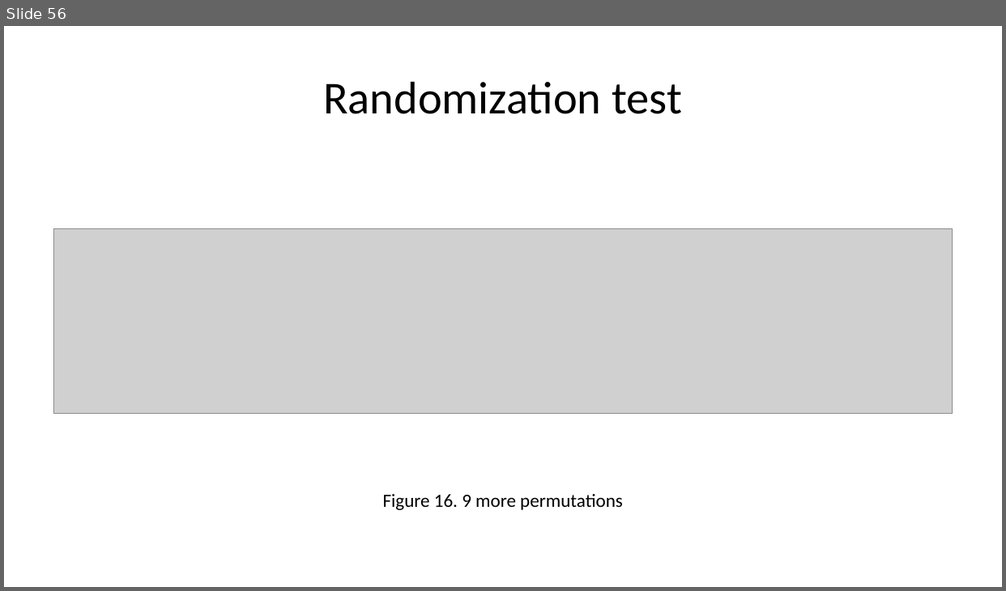
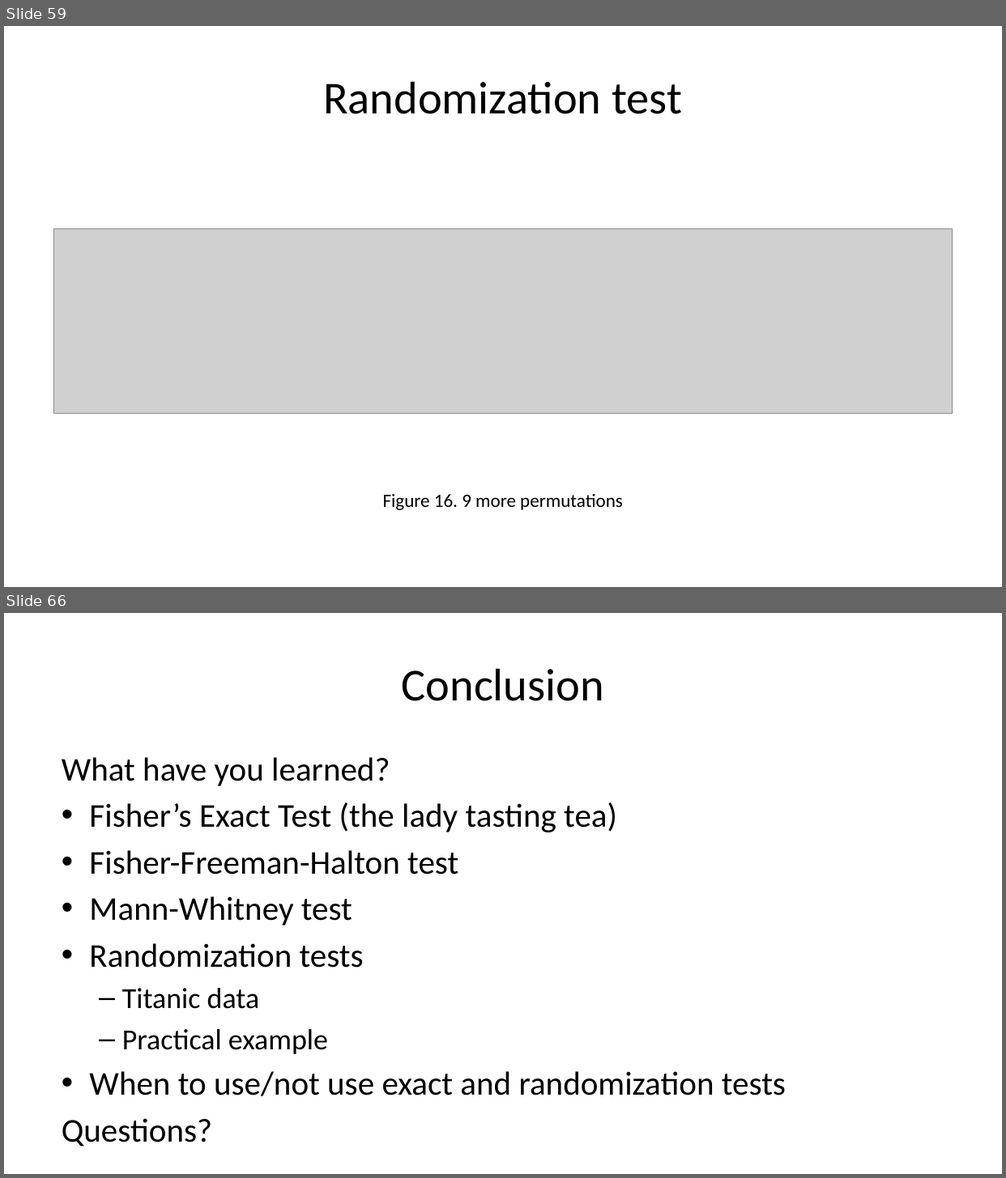
Before and after one commit to pmean/talks, a slide deck: exact-tests/results/exact-and-randomization-tests.pptx. Shown one above the other, each under a label of ours: slide 56 before the commit, slides 59 and 66 after it; the slides between them are not shown. The pictures are 1006x591 and 1006x1178 pixels, drawn with LibreOffice and Linux fonts; fonts in the diff are those of the drawing; grey boxes stand for pictures. Boxes give left, top, right and bottom in pixels: in the first picture for what was removed or moved away, otherwise in the second. Text is boxed around its words. In the diff, an @@ line names an element or a change of style, - is before the commit and + after.

```diff
--- a/exact-tests/results/exact-and-randomization-tests.pptx
+++ b/exact-tests/results/exact-and-randomization-tests.pptx
@@ slide 66 added at (x1=4, y1=613, x2=1002, y2=1174), background #FFFFFF @@
@@ title added at (x1=402, y1=668, x2=604, y2=701), 44 pt, text #000000 @@
+Conclusion
@@ text added at (x1=62, y1=757, x2=786, y2=1097), 32 pt, text #000000 @@
+What have you learned?
+• Fisher’s Exact Test (the lady tasting tea)
+• Fisher-Freeman-Halton test
+• Mann-Whitney test
+• Randomization tests
+  – Titanic data
+  – Practical example
+• When to use/not use exact and randomization tests
+Questions?
@@ what was slide 56 is now slide 59 @@
```
Also in this commit, not shown: 6 slides changed, 10 other slides added, 4 slides removed, 5 other files.
